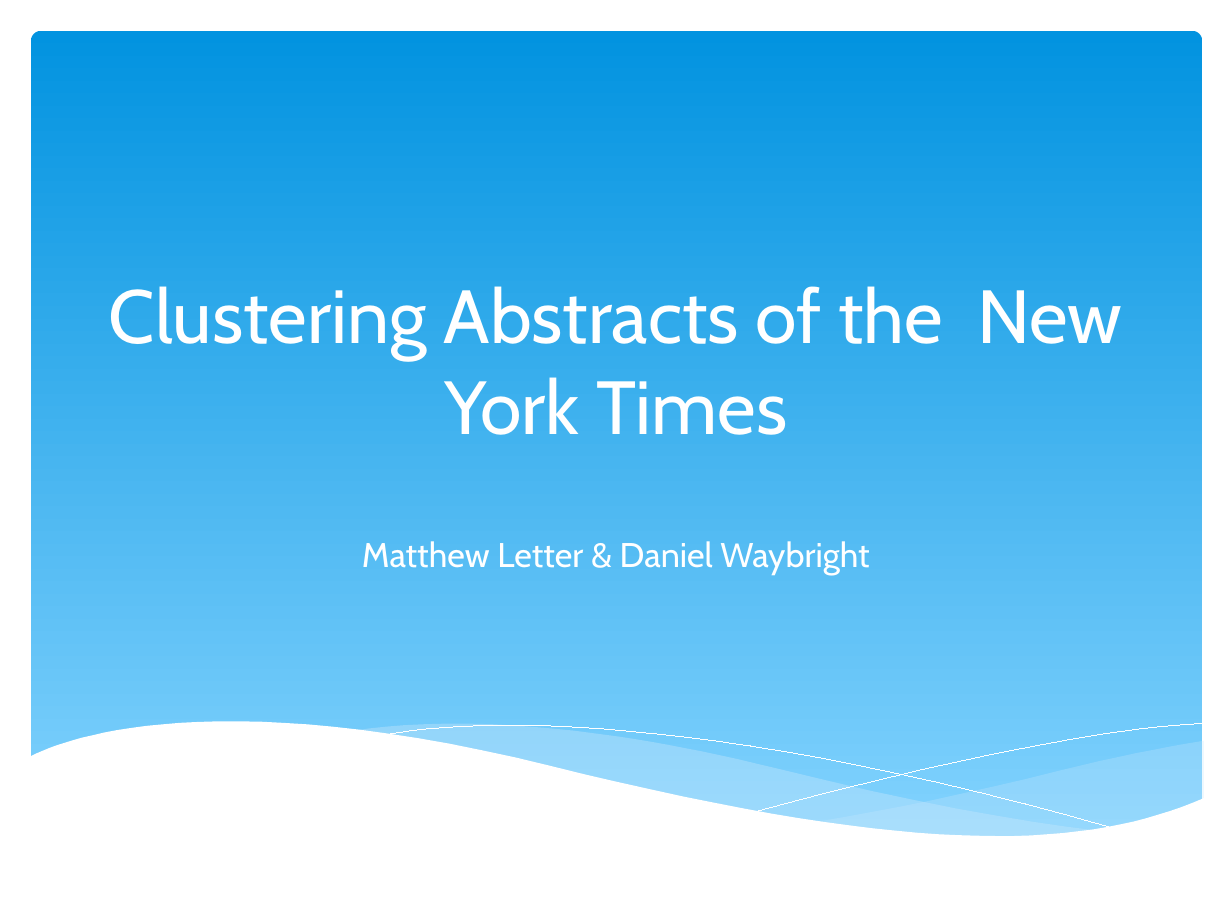
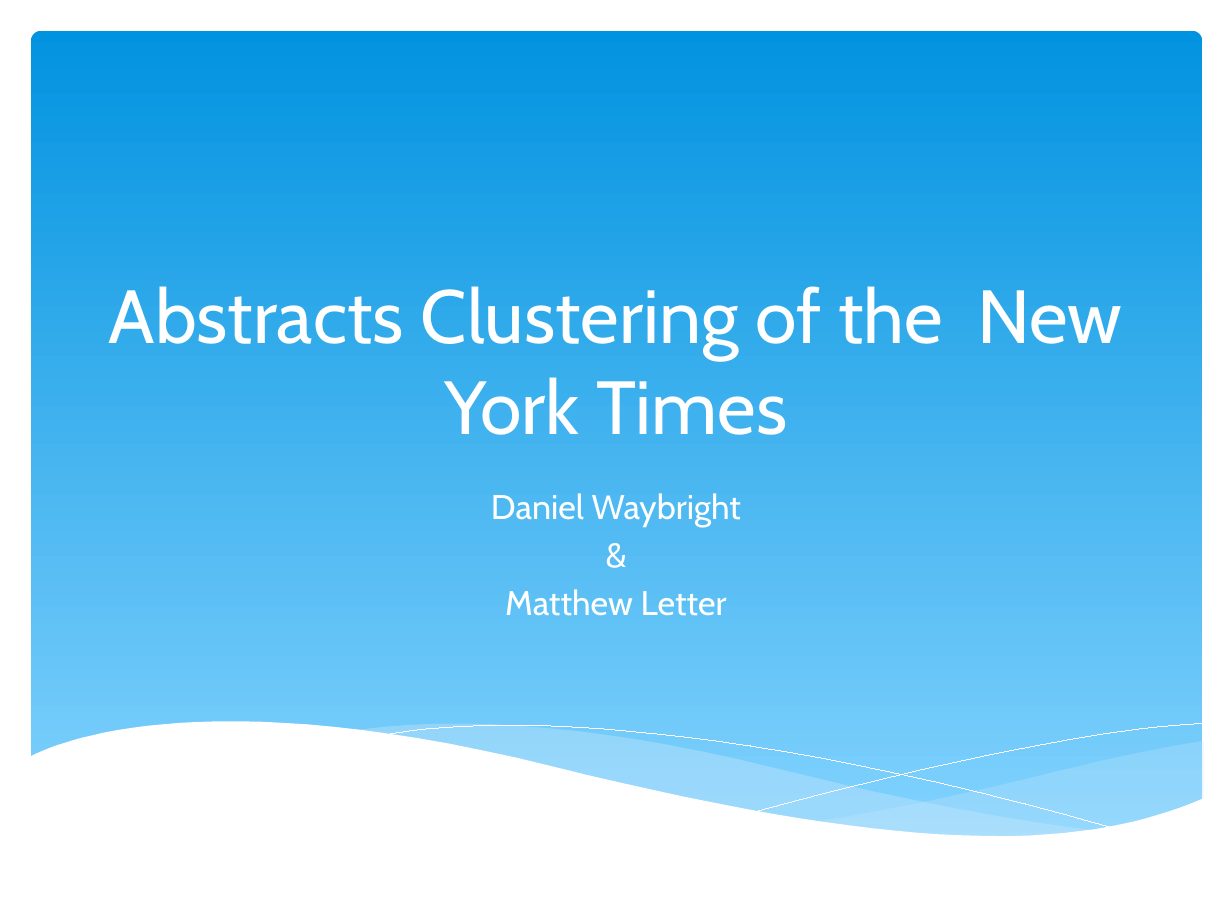
Before and after one commit to Mletter1/Challenge1, a slide deck: slide 1 of Presentation.pptx. Drawn at 1232x924 pixels with LibreOffice and Linux fonts; fonts in the diff are those of the drawing. Boxes give left, top, right and bottom in pixels: in the first picture for what was removed or moved away, otherwise in the second. Text is boxed around its words. In the diff, an @@ line names an element or a change of style, - is before the commit and + after.

```diff
--- a/Presentation.pptx
+++ b/Presentation.pptx
@@ title at (109,286,1122,435): text changed @@
-Clustering Abstracts of the New York Times
+Abstracts Clustering of the New York Times
@@ subtitle at (491,493,741,616): text changed @@
-Matthew Letter & Daniel Waybright
+Daniel Waybright
+&
+Matthew Letter
```
Also in this commit, not shown: 3 other slides changed, 1 slide added, 2 slides removed, 1 other file.
